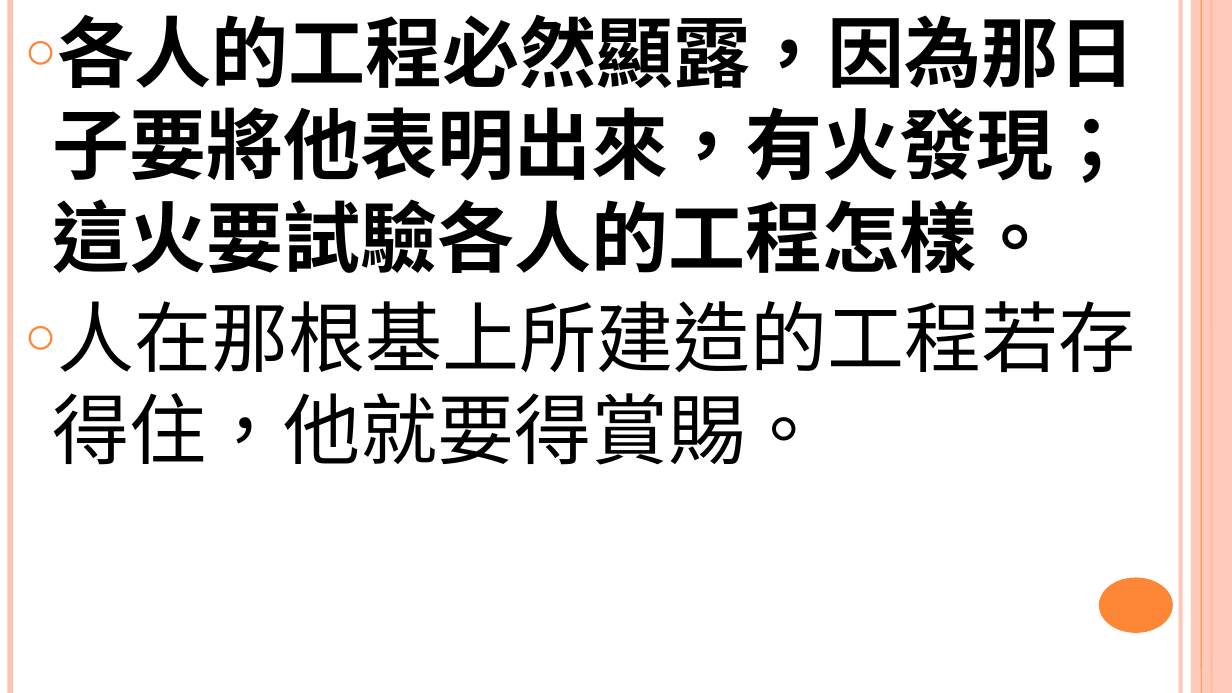
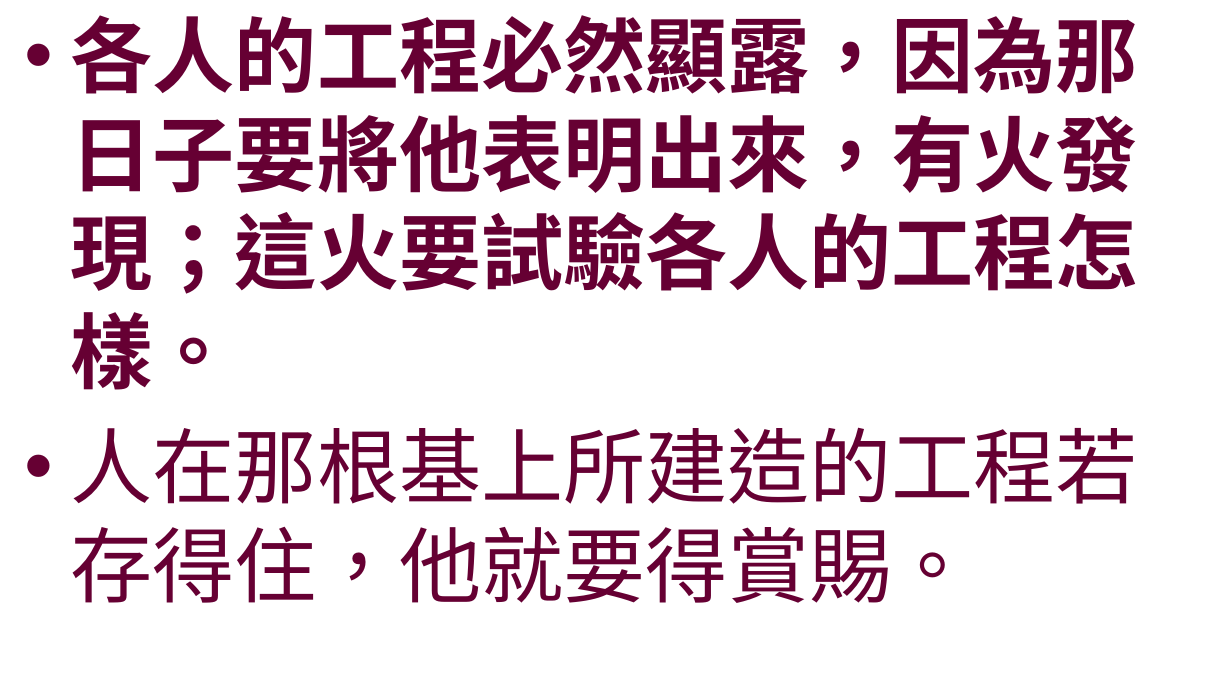
Before and after one commit to batisuoc/worship-resources, a slide deck: slide 5 of 56事奉.pptx. Drawn at 1232x693 pixels with LibreOffice and Linux fonts; fonts in the diff are those of the drawing; background and template pictures are left out. Boxes give left, top, right and bottom in pixels: in the first picture for what was removed or moved away, otherwise in the second. Text is boxed around its words. In the diff, an @@ line names an element or a change of style, - is before the commit and + after.

```diff
--- a/56事奉.pptx
+++ b/56事奉.pptx
@@ line removed from (10, 0) to (10, 693) @@
@@ text "各人的工程必然顯露，因為那日子要將他表明出來，有火發現；這火要試驗各人的工程怎樣。" at (x1=71, y1=15, x2=1138, y2=603): size 60 to 64 pt, text colour #000000 to #660033; bullet ○ to •; more space between paragraphs @@
@@ line removed from (1181, 0) to (1181, 693) @@
@@ rectangle removed at (x1=1191, y1=0, x2=1232, y2=693) @@
@@ line removed from (1202, 0) to (1202, 693) @@
@@ line removed from (1212, 0) to (1212, 693) @@
@@ ellipse removed at (x1=1099, y1=578, x2=1173, y2=633) @@
```
Also in this commit, not shown: 5 other slides changed.
